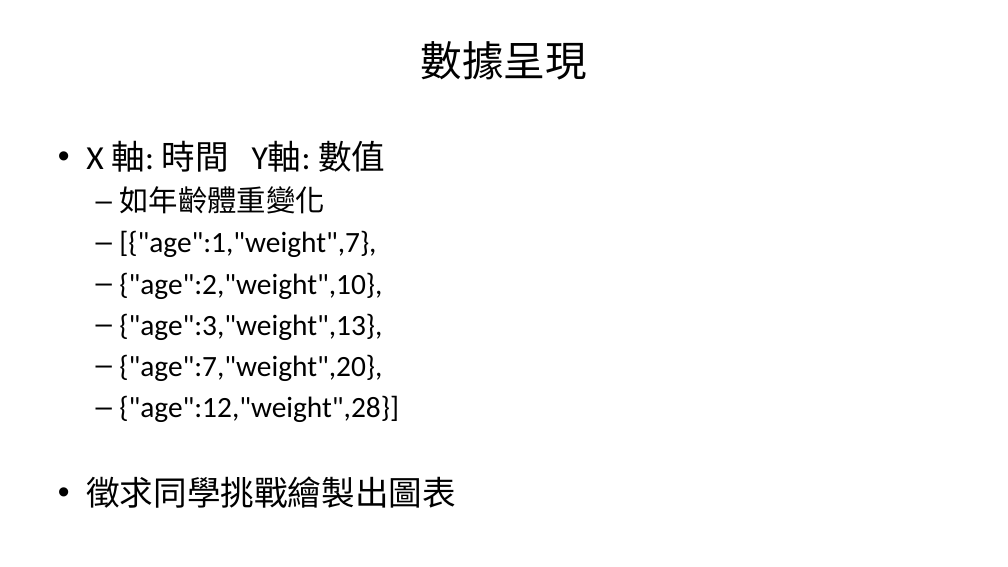
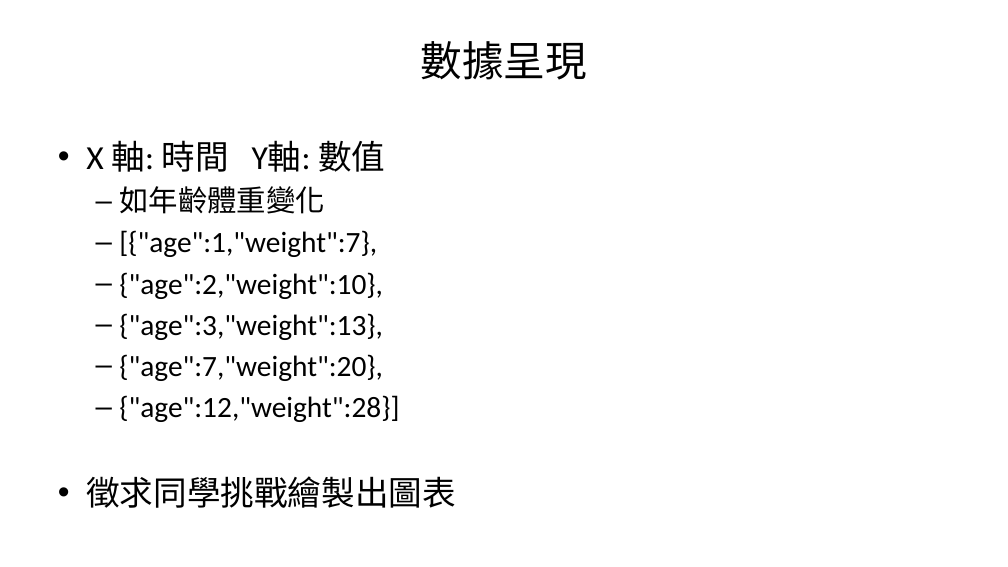
Before and after one commit to mos2718/FHIR_PACS, a slide deck: slide 5 of HTML5Canvas/ECG_Grid/drawChart.pptx. Drawn at 1008x567 pixels with LibreOffice and Linux fonts; fonts in the diff are those of the drawing. Boxes give left, top, right and bottom in pixels: in the first picture for what was removed or moved away, otherwise in the second. Text is boxed around its words. In the diff, an @@ line names an element or a change of style, - is before the commit and + after.

```diff
--- a/HTML5Canvas/ECG_Grid/drawChart.pptx
+++ b/HTML5Canvas/ECG_Grid/drawChart.pptx
@@ text at bbox=[119, 230, 399, 422]: text changed @@
-  – [{"age":1,"weight",7},
-  – {"age":2,"weight",10},
-  – {"age":3,"weight",13},
-  – {"age":7,"weight",20},
-  – {"age":12,"weight",28}]
+  – [{"age":1,"weight":7},
+  – {"age":2,"weight":10},
+  – {"age":3,"weight":13},
+  – {"age":7,"weight":20},
+  – {"age":12,"weight":28}]
```
Also in this commit, not shown: 1 other slide changed, 3 slides added.
